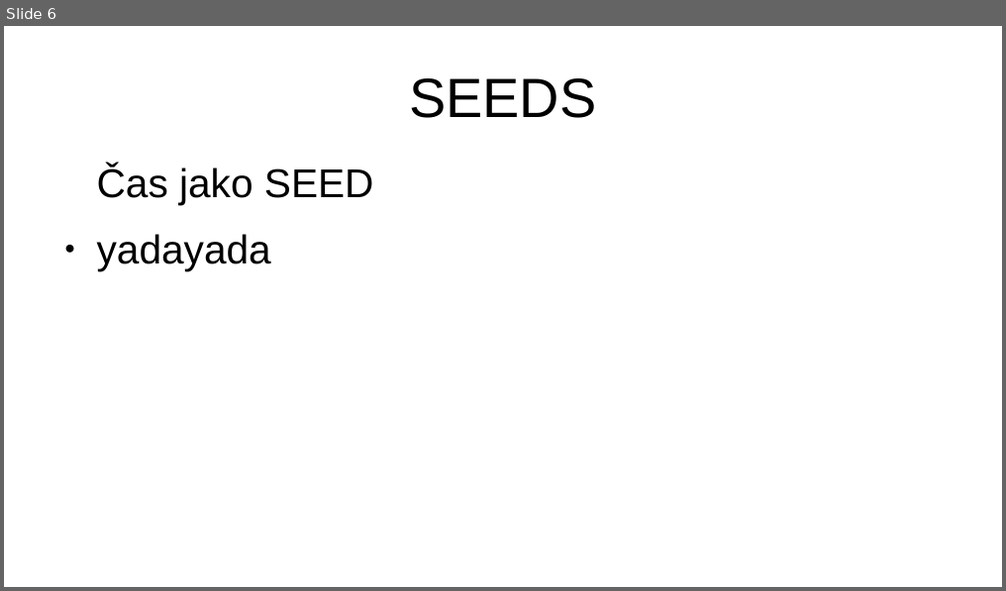
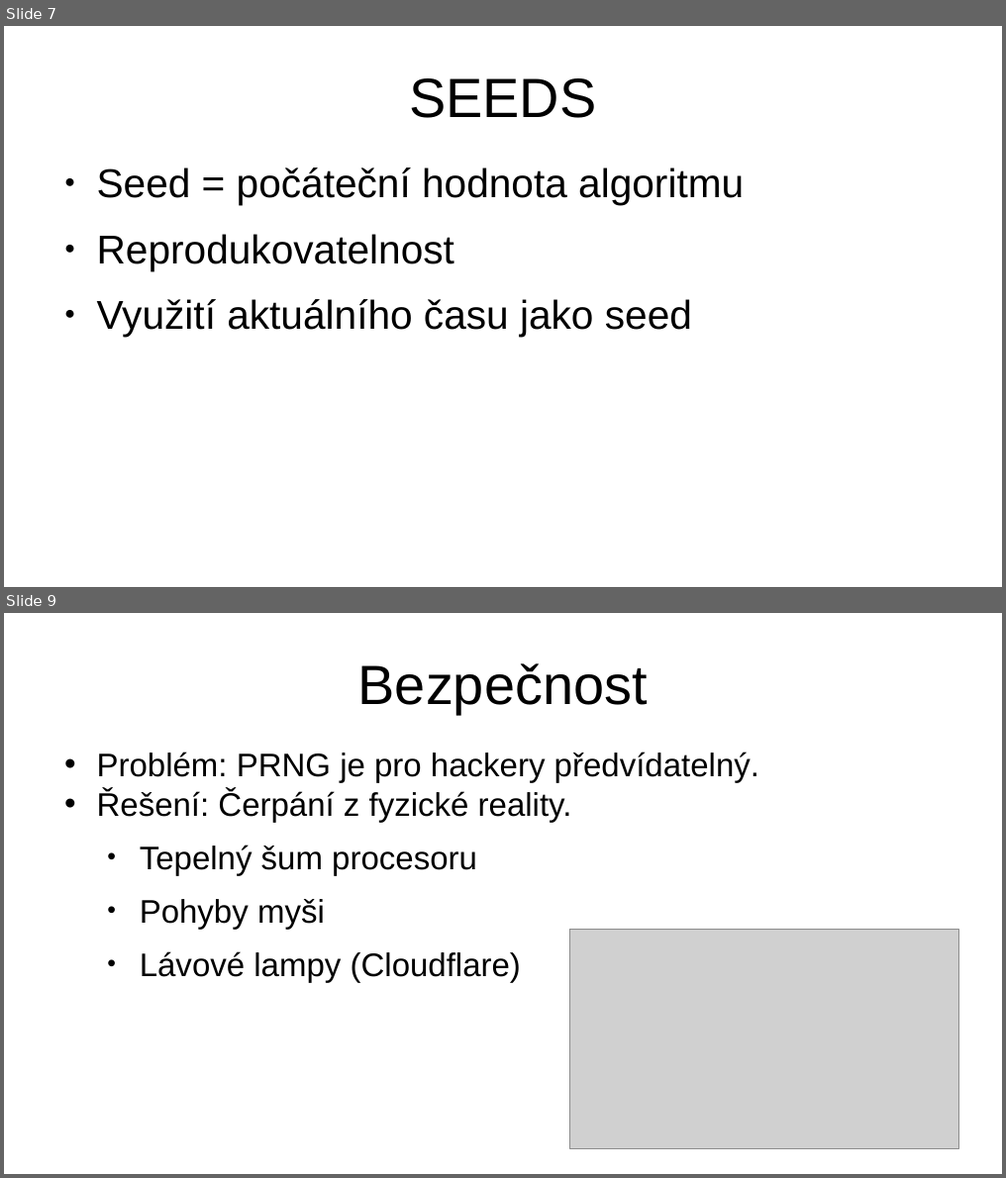
Before and after one commit to hruboson/UTB-PO-RAND, a slide deck: presentation.pptx. Shown one above the other, each under a label of ours: slide 6 before the commit, slides 7 and 9 after it; the slides between them are not shown. The pictures are 1006x591 and 1006x1178 pixels, drawn with LibreOffice and Linux fonts; fonts in the diff are those of the drawing; grey boxes stand for pictures. Boxes give left, top, right and bottom in pixels: in the first picture for what was removed or moved away, otherwise in the second. Text is boxed around its words. In the diff, an @@ line names an element or a change of style, - is before the commit and + after.

```diff
--- a/presentation.pptx
+++ b/presentation.pptx
@@ slide 9 added at bbox=[4, 613, 1002, 1174], background #FFFFFF @@
@@ title added at bbox=[358, 663, 648, 714], 44 pt, text #000000 @@
+Bezpečnost
@@ text added at bbox=[97, 752, 759, 982], 26 pt, text #000000 @@
+• Problém: PRNG je pro hackery předvídatelný.
+• Řešení: Čerpání z fyzické reality.
+  • Tepelný šum procesoru
+  • Pohyby myši
+  • Lávové lampy (Cloudflare)
@@ picture added at bbox=[570, 930, 959, 1150] @@
@@ what was slide 6 is now slide 7 @@
@@ slide 7 changed as well @@
@@ text at bbox=[97, 168, 744, 337]: text changed @@
-Čas jako SEED
-● yadayada
+● Seed = počáteční hodnota algoritmu
+● Reprodukovatelnost
+● Využití aktuálního času jako seed
```
Also in this commit, not shown: 12 other slides added, 12 slides removed.
